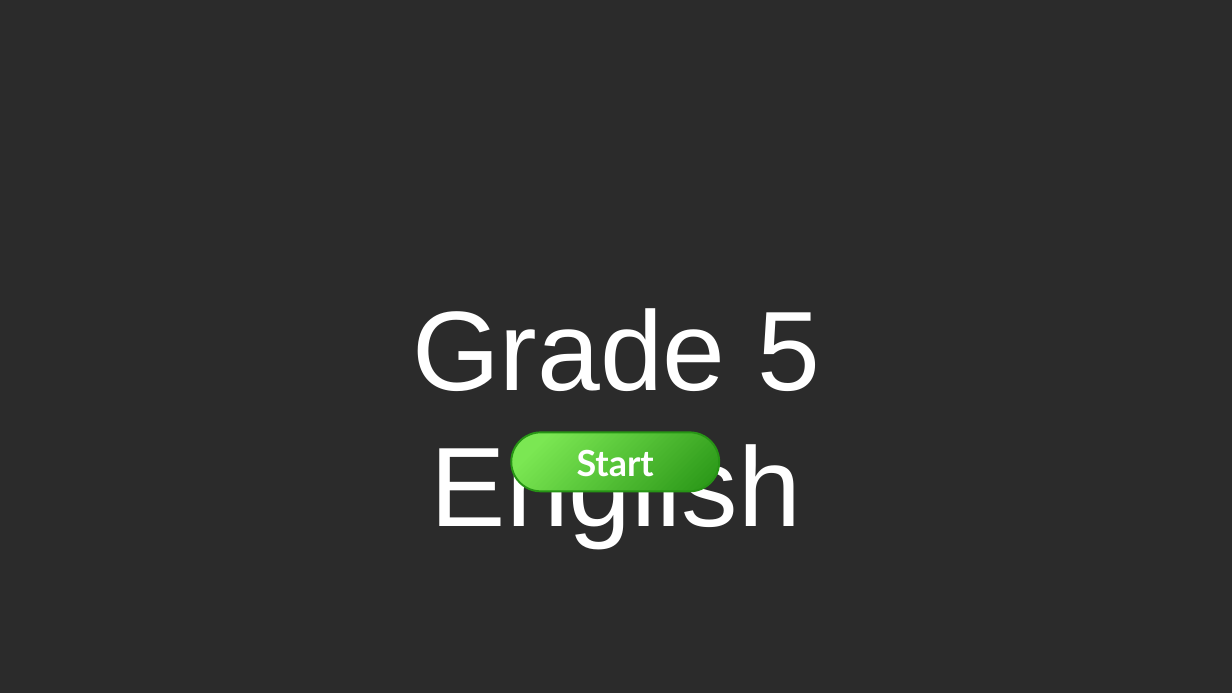
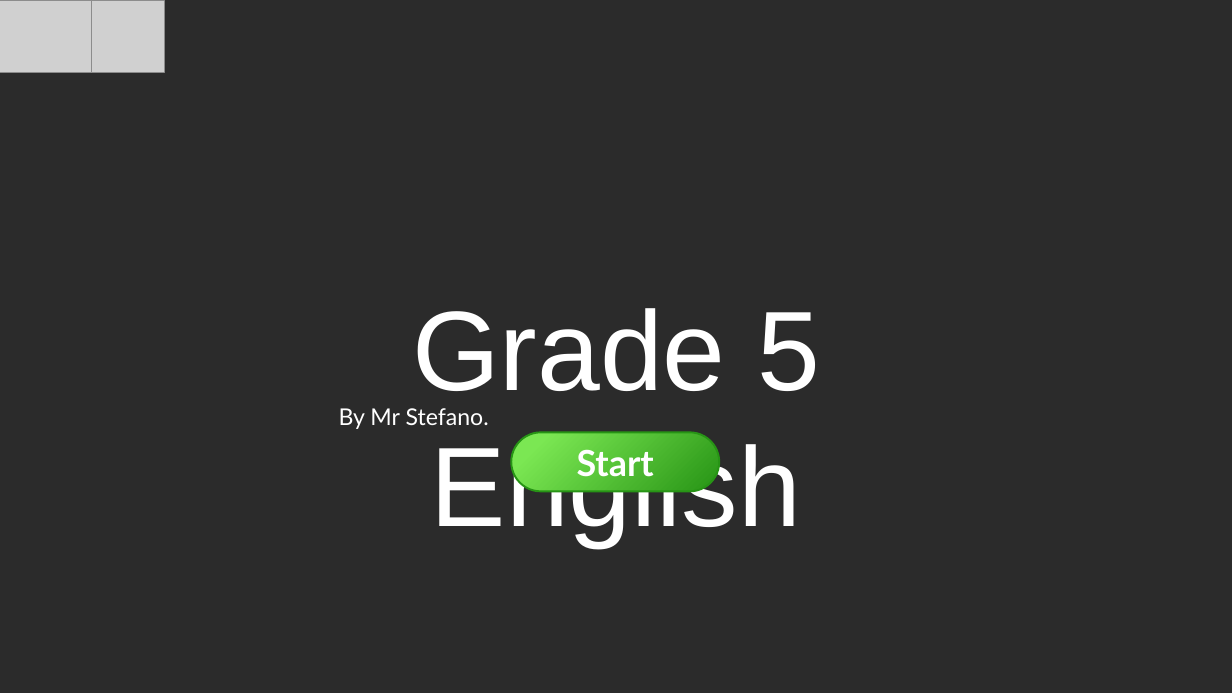
Before and after one commit to ntrk08/english-stefano, a slide deck: slide 1 of main.pptx (slide 4 before the commit). Drawn at 1232x693 pixels with LibreOffice and Linux fonts; fonts in the diff are those of the drawing; grey boxes stand for pictures; background and template pictures are left out; a plain dark background stands for a picture behind light text. Boxes give left, top, right and bottom in pixels: in the first picture for what was removed or moved away, otherwise in the second. Text is boxed around its words. In the diff, an @@ line names an element or a change of style, - is before the commit and + after.

```diff
--- a/main.pptx
+++ b/main.pptx
@@ picture added at bbox=[0, 0, 98, 73] @@
@@ picture added at bbox=[91, 0, 165, 73] @@
@@ text added at bbox=[339, 408, 489, 429], 18 pt, text #FFFFFF @@
+By Mr Stefano.
```
Also in this commit, not shown: 2 other slides changed, 6 slides removed, 6 other files.
